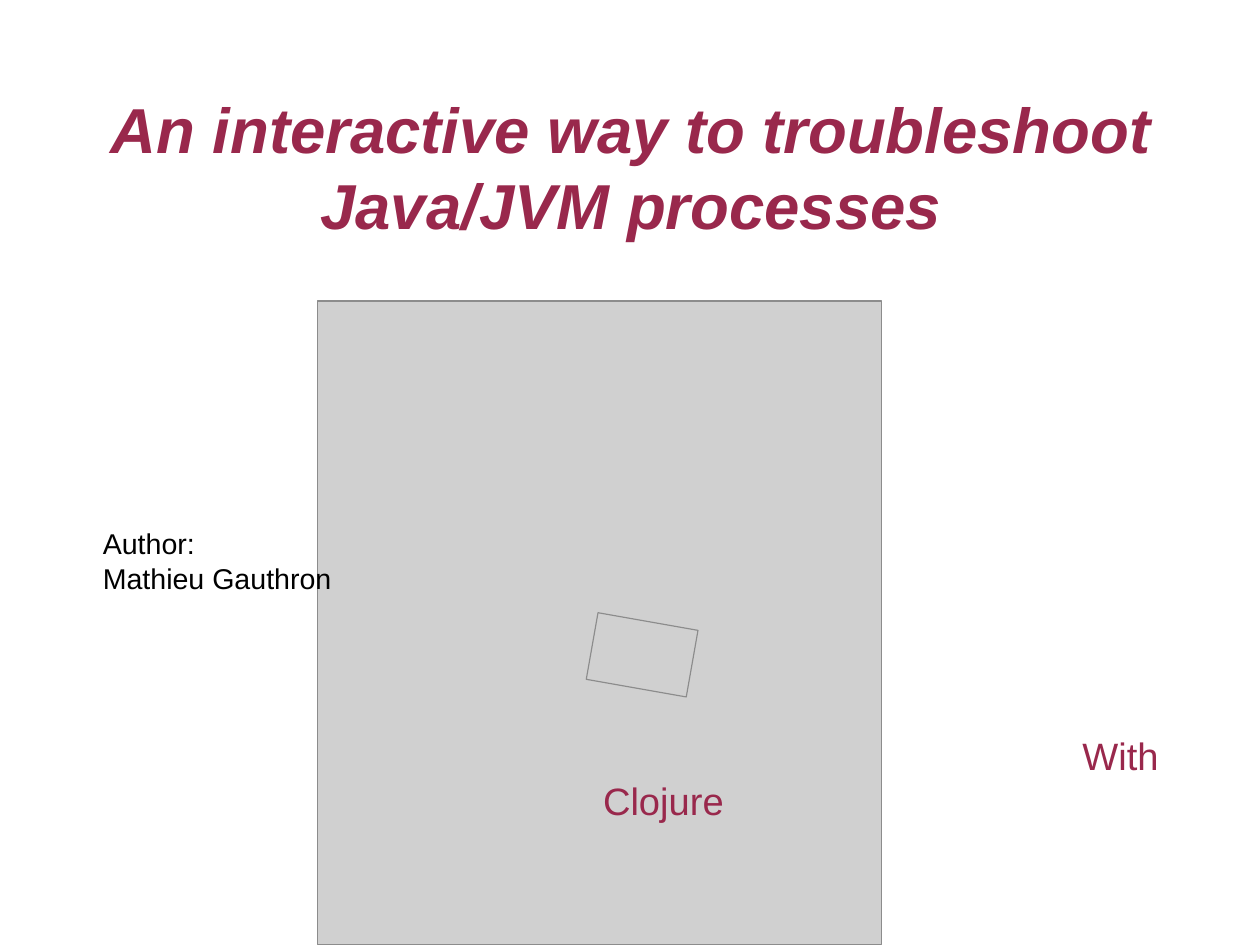
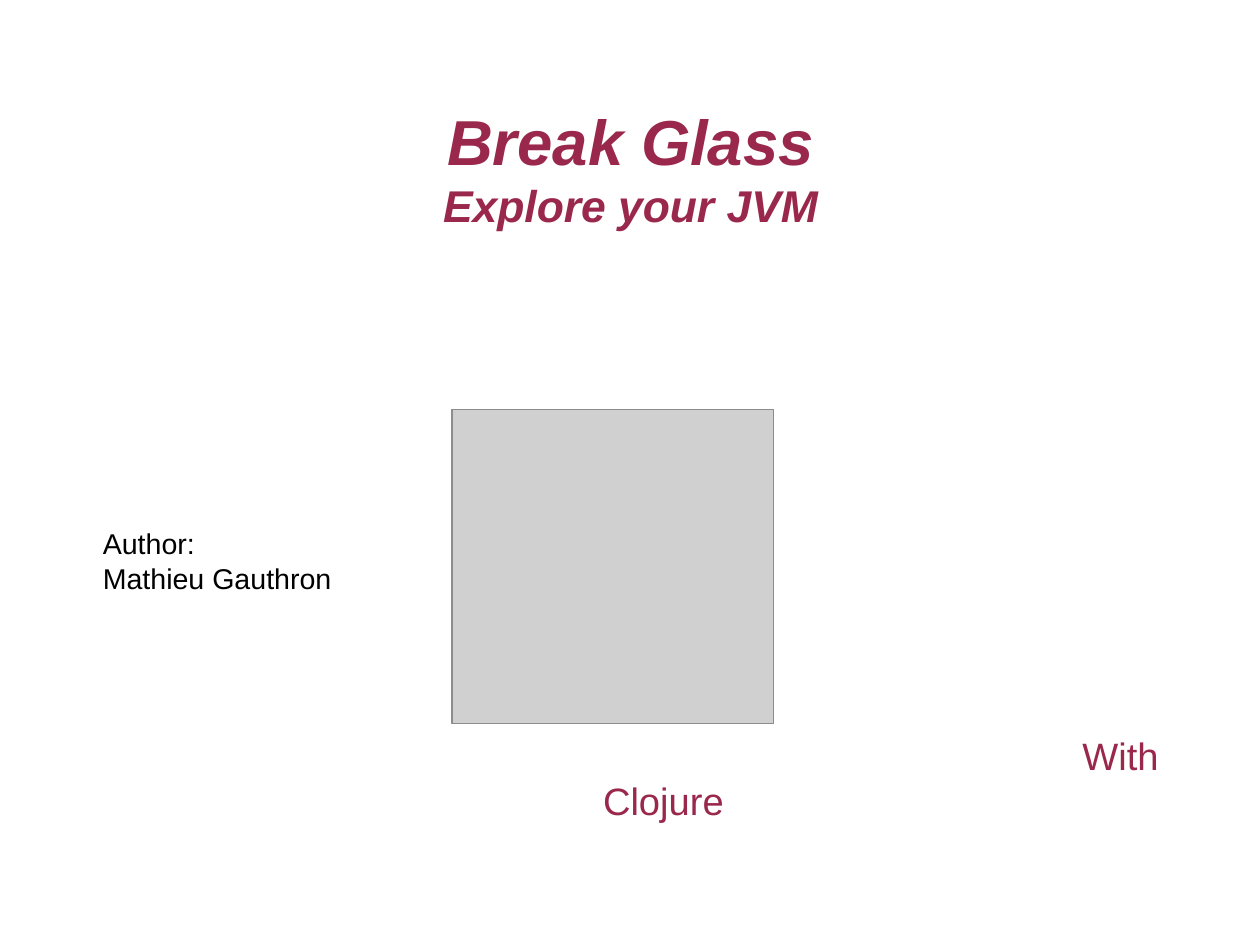
Before and after one commit to matlux/jvm-breakglass, a slide deck: slide 2 of presentation/skillsmatter_nreplboot_pres.odp. Drawn at 1260x945 pixels with LibreOffice and Linux fonts; fonts in the diff are those of the drawing; grey boxes stand for pictures. Boxes give left, top, right and bottom in pixels: in the first picture for what was removed or moved away, otherwise in the second. Text is boxed around its words. In the diff, an @@ line names an element or a change of style, - is before the commit and + after.

Commit message:
modified presentation

```diff
--- a/presentation/skillsmatter_nreplboot_pres.odp
+++ b/presentation/skillsmatter_nreplboot_pres.odp
@@ title at (443,119,818,231): text changed; size 40 to 28 pt @@
-An interactive way to troubleshoot Java/JVM processes
+Break Glass
+Explore your JVM
@@ picture: place and size @@
-picture at (318,301,883,944)
+picture at (452,409,773,724)
@@ picture removed at (586,613,698,697) @@
```
Also in this commit, not shown: 1 slide added.
